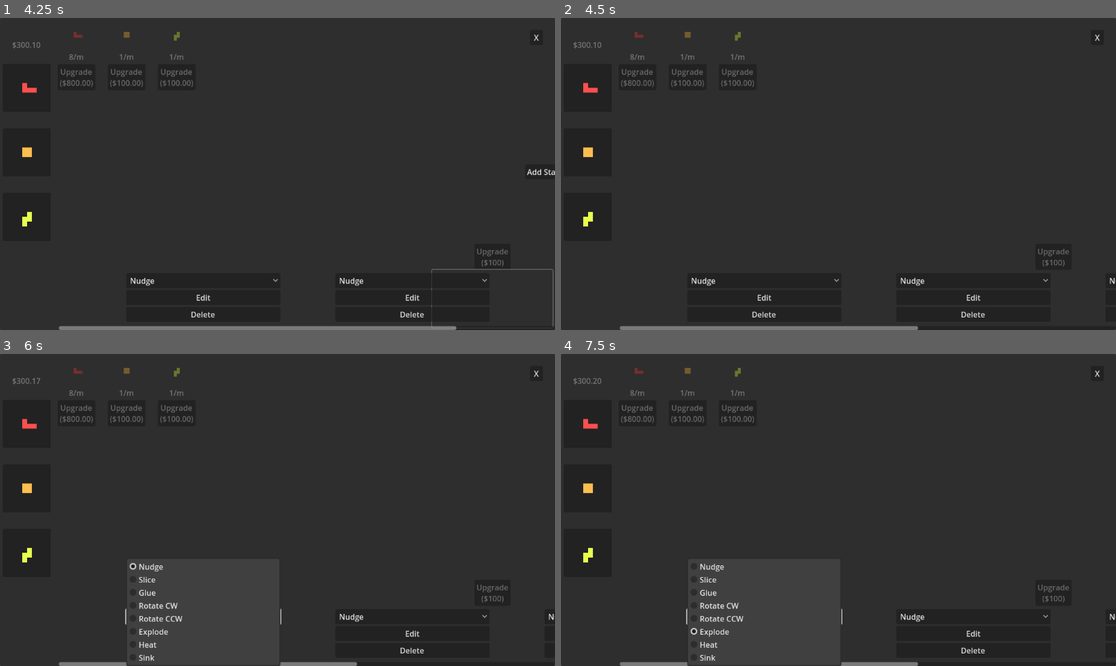
Above: before the commit, frames 1-4 (two rows, left to right).
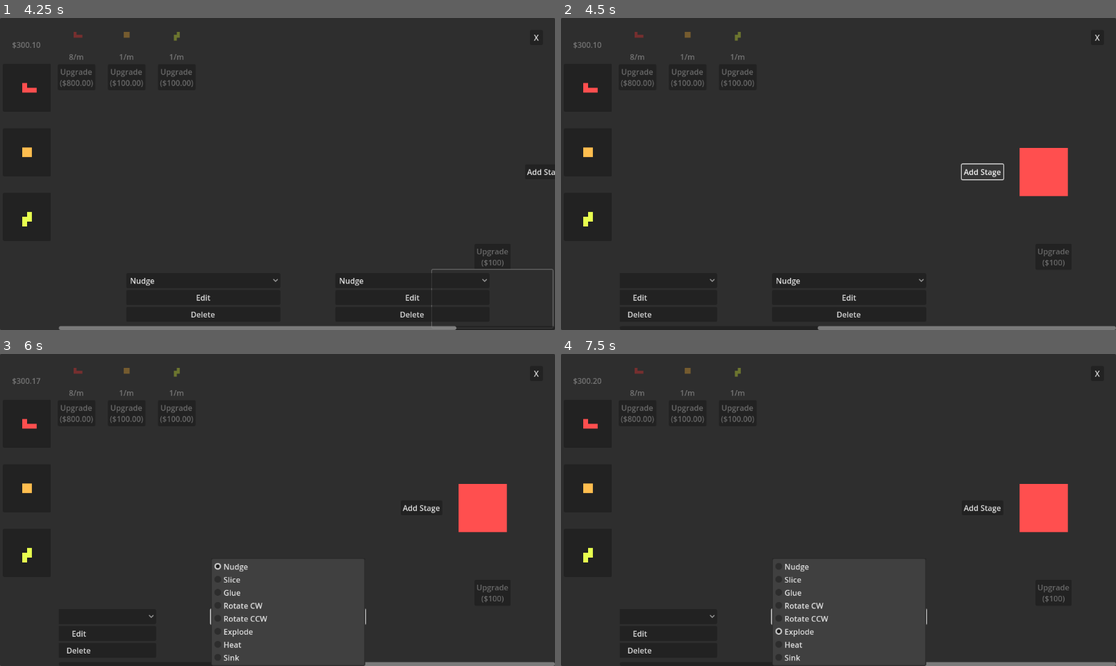
Above: after the commit, the same moments.

Repository: Shtevlogs/Widget-Co
Game: Godot game, scene res://main.tscn
Two runs of this game, one before a commit and one after it. Both use one fixed random seed, a clock stepped at 60 frames per second and the inputs below.
Inputs (mouse positions are in pixels of both pictures, inside the frame that each line leads up to):
- Up to frame 1 (4.25 s): click "Upgrade ($100.00)" at 0.5 s; click "Upgrade ($200.00)" at 1.25 s; click "Upgrade ($400.00)" at 2 s; click "Upgrade ($800.00)" at 2.75 s; click (493, 298) at 3.52 s
- Up to frame 2 (4.5 s): click "Add Stage" at 4.25 s
- Up to frame 3 (6 s): click "Upgrade ($100)" at 5 s; click "Nudge" at 5.75 s
- Up to frame 4 (7.5 s): click "Edit" at 6.5 s; click "Explode" at 7.25 s

Frame 1 is identical in both runs. In frame 2, 3.0% of the frame differs, in the area x 10-100%, y 41-100%; in frame 3, 4.8%; in frame 4, 4.7%.
Error in both runs: Out of bounds get index '5' (on base: 'Array[GDScript]') (res://src/util/stage_utils.gd:8)

Commit message:
save system, quick save quick load, factory nicities, refactoring

Diff:
--- a/buses/data_update_bus.gd
+++ b/buses/data_update_bus.gd
@@ -3,3 +3,5 @@
 @warning_ignore_start("unused_signal")
 
 signal monies_updated(new_value: float)
+signal persist_save()
+signal game_loaded()
--- /dev/null
+++ b/buses/log_bus.gd
@@ -0,0 +1,5 @@
+class_name LogBus
+extends Resource
+@warning_ignore("unused_signal")
+
+signal lg(msg: String)
--- /dev/null
+++ b/buses/log_bus.tres
@@ -0,0 +1,7 @@
+[gd_resource type="Resource" script_class="LogBus" load_steps=2 format=3 uid="uid://cjmm2v4ioa0li"]
+
+[ext_resource type="Script" uid="uid://ljwd1k0slwxl" path="res://buses/log_bus.gd" id="1_d4k2i"]
+
+[resource]
+script = ExtResource("1_d4k2i")
+metadata/_custom_type_script = "uid://ljwd1k0slwxl"
--- a/data/models/_data_model.gd
+++ b/data/models/_data_model.gd
@@ -1,3 +1,14 @@
 @abstract
 class_name _DataModel
 extends Resource
+
+func _init(data: String = "") -> void:
+    if data == "":
+        return
+    load_from_string(data)
+
+@abstract
+func stringify() -> String
+
+@abstract
+func load_from_string(data: String) -> void
--- a/data/models/element.gd
+++ b/data/models/element.gd
@@ -3,3 +3,14 @@
 
 @export var id := 0
 @export var value := 0.1
+
+func stringify() -> String:
+    var string_data := StringData.new()
+    string_data.add_value(str(id))
+    string_data.add_value(str(value))
+    return string_data.data
+
+func load_from_string(data: String) -> void:
+    var string_data := StringData.new(data)
+    id = int(string_data.get_value())
+    value = float(string_data.get_value())
--- a/data/models/factory.gd
+++ b/data/models/factory.gd
@@ -5,3 +5,18 @@
 @export var inputs : Array[Widget]
 @export var outputs : Array[Widget]
 @export var stages : Array[Stage]
+
+func stringify() -> String:
+    var string_data := StringData.new()
+    string_data.add_value(str(level))
+    string_data.add_array(inputs)
+    string_data.add_array(outputs)
+    string_data.add_array(stages)
+    return string_data.data
+
+func load_from_string(data: String) -> void:
+    var string_data := StringData.new(data)
+    level = int(string_data.get_value())
+    string_data.assign_array_of_models(inputs, Widget)
+    string_data.assign_array_of_models(outputs, Widget)
+    string_data.assign_array_of_models(stages, Stage)
--- a/data/models/mine.gd
+++ b/data/models/mine.gd
@@ -1,12 +1,25 @@
 class_name Mine
 extends _DataModel
 
-var id := 0
-var mineable : Mineable
-var level := 1
+@export var id := 0
+@export var mineable : Mineable
+@export var level := 1
 
 func get_rate() -> float:
     return float(2 ** (level - 1))
 
 func get_upgrade_cost() -> float:
     return float(2 ** (level - 1)) * 100.0
+
+func stringify() -> String:
+    var string_data := StringData.new()
+    string_data.add_value(str(id))
+    string_data.add_value(str(level))
+    string_data.add_model(mineable)
+    return string_data.data
+
+func load_from_string(data: String) -> void:
+    var string_data := StringData.new(data)
+    id = int(string_data.get_value())
+    level = int(string_data.get_value())
+    mineable = Mineable.new(string_data.get_model())
--- a/data/models/mineable.gd
+++ b/data/models/mineable.gd
@@ -23,3 +23,15 @@
         to_return.append(val)
 
     return to_return
+
+
+func stringify() -> String:
+    var string_data := StringData.new()
+    string_data.add_model(element)
+    string_data.add_array(pattern)
+    return string_data.data
+
+func load_from_string(data: String) -> void:
+    var string_data := StringData.new(data)
+    element = Element.new(string_data.get_model())
+    pattern = string_data.get_array_b()
--- a/data/models/save_data.gd
+++ b/data/models/save_data.gd
@@ -1,8 +1,25 @@
 class_name SaveData
 extends _DataModel
 
-var monies := 1000.0
-var mines : Array[Mine] = []
-var elements : Array[Element] = []
-var widgets : Array[Widget] = []
-var factories : Array[Factory] = []
+@export var monies := 1000.0
+@export var mines : Array[Mine] = []
+@export var elements : Array[Element] = []
+@export var widgets : Array[Widget] = []
+@export var factories : Array[Factory] = []
+
+func stringify() -> String:
+    var string_data := StringData.new()
+    string_data.add_value(str(monies))
+    string_data.add_array(mines)
+    string_data.add_array(elements)
+    string_data.add_array(widgets)
+    string_data.add_array(factories)
+    return string_data.data
+
+func load_from_string(data: String) -> void:
+    var string_data := StringData.new(data)
+    monies = float(string_data.get_value())
+    string_data.assign_array_of_models(mines, Mine)
+    string_data.assign_array_of_models(elements, Element)
+    string_data.assign_array_of_models(widgets, Widget)
+    string_data.assign_array_of_models(factories, Factory)
--- a/data/models/stage.gd
+++ b/data/models/stage.gd
@@ -10,6 +10,34 @@
 @export var widget_groups : Array[int]
 @export var highlight_blocks : Array[int]
 
-func _init() -> void:
+func _init(data: String = "") -> void:
     widget_groups = WidgetUtils.HIGHLIGHT_BLOCKS.duplicate()
     highlight_blocks = WidgetUtils.HIGHLIGHT_BLOCKS.duplicate()
+    super._init(data)
+
+func stringify() -> String:
+    var string_data := StringData.new()
+    string_data.add_value(str(is_editing))
+    string_data.add_value(str(int(action)))
+    string_data.add_value(str(has_location_a))
+    string_data.add_value(str(location_a.x))
+    string_data.add_value(str(location_a.y))
+    string_data.add_value(str(has_location_b))
+    string_data.add_value(str(location_b.x))
+    string_data.add_value(str(location_b.y))
+    string_data.add_array(widget_groups)
+    string_data.add_array(highlight_blocks)
+    return string_data.data
+
+func load_from_string(data: String) -> void:
+    var string_data := StringData.new(data)
+    is_editing = string_data.get_value() == "true"
+    action = int(string_data.get_value()) as Enums.StageAction
+    has_location_a = string_data.get_value() == "true"
+    location_a.x = int(string_data.get_value())
+    location_a.y = int(string_data.get_value())
+    has_location_b = string_data.get_value() == "true"
+    location_b.x = int(string_data.get_value())
+    location_b.y = int(string_data.get_value())
+    widget_groups = string_data.get_array_i()
+    highlight_blocks = string_data.get_array_i()
--- a/data/models/widget.gd
+++ b/data/models/widget.gd
@@ -2,3 +2,12 @@
 extends _DataModel
 
 @export var blocks: Array[int] = []
+
+func stringify() -> String:
+    var string_data := StringData.new()
+    string_data.add_array(blocks)
+    return string_data.data
+
+func load_from_string(data: String) -> void:
+    var string_data := StringData.new(data)
+    blocks = string_data.get_array_i()
--- /dev/null
+++ b/log_container.gd
@@ -0,0 +1,13 @@
+class_name LogContainer
+extends VBoxContainer
+
+const LOG = preload("uid://fu6qy8302pm8")
+const LOG_BUS : LogBus = preload("uid://cjmm2v4ioa0li")
+
+func _ready() -> void:
+    LOG_BUS.lg.connect(_on_log)
+
+func _on_log(msg: String) -> void:
+    var lg := LOG.instantiate() as Label
+    add_child(lg)
+    lg.text = msg
--- a/main.tscn
+++ b/main.tscn
@@ -7,6 +7,8 @@
 [ext_resource type="Texture2D" uid="uid://1lnbaj16pa1k" path="res://sprites/Highlight.png" id="4_7mycd"]
 [ext_resource type="Script" uid="uid://bg65tn6r60ssm" path="res://src/factory_screen.gd" id="5_272bh"]
 [ext_resource type="Script" uid="uid://bpmu1ljo4hyu8" path="res://src/game.gd" id="5_lquwl"]
+[ext_resource type="Script" uid="uid://6fqwcyykubtc" path="res://src/save_load_manager.gd" id="8_5vw27"]
+[ext_resource type="Script" uid="uid://cd8v8kmrd2pek" path="res://log_container.gd" id="9_kek77"]
 
 [node name="Main" type="Control"]
 layout_mode = 3
@@ -214,6 +216,7 @@
 
 [node name="ScrollContainer" type="ScrollContainer" parent="FactoryScreen/HSplitContainer"]
 layout_mode = 2
+follow_focus = true
 
 [node name="MarginContainer" type="MarginContainer" parent="FactoryScreen/HSplitContainer/ScrollContainer"]
 layout_mode = 2
@@ -248,6 +251,19 @@
 [node name="Timer" type="Timer" parent="MoniesTick"]
 autostart = true
 
+[node name="SaveLoadManager" type="Node" parent="."]
+script = ExtResource("8_5vw27")
+
+[node name="LogContainer" type="VBoxContainer" parent="."]
+layout_mode = 1
+anchors_preset = 15
+anchor_right = 1.0
+anchor_bottom = 1.0
+grow_horizontal = 2
+grow_vertical = 2
+mouse_filter = 2
+script = ExtResource("9_kek77")
+
 [connection signal="pressed" from="MarginContainer/HBoxContainer2/FactoryDisplay/Button" to="MarginContainer/HBoxContainer2/FactoryDisplay" method="_on_button_pressed"]
 [connection signal="pressed" from="FactoryScreen/X" to="FactoryScreen" method="_on_x_pressed"]
 [connection signal="timeout" from="MoniesTick/Timer" to="MoniesTick" method="_on_timer_timeout"]
--- /dev/null
+++ b/prefabs/log.tscn
@@ -0,0 +1,12 @@
+[gd_scene format=3 uid="uid://fu6qy8302pm8"]
+
+[node name="Log" type="Label"]
+text = "test"
+horizontal_alignment = 1
+
+[node name="Timer" type="Timer" parent="."]
+wait_time = 2.0
+one_shot = true
+autostart = true
+
+[connection signal="timeout" from="Timer" to="." method="queue_free"]
--- a/src/display/mineable_display.gd
+++ b/src/display/mineable_display.gd
@@ -3,31 +3,38 @@
 
 const DATA_UPDATE_BUS : DataUpdateBus = preload("uid://fqqk6etp0pv8")
 
-var mine : Mine
+var mine_id : int
 
 #can't really use a widgetrectdisplay here as mineables use arrays of bool
 @onready var texture_rect: TextureRect = $VBoxContainer/Control/TextureRect
 @onready var label: Label = $VBoxContainer/Label
 @onready var button: Button = $VBoxContainer/Button
 
+func _ready() -> void:
+    texture_rect.material = texture_rect.material.duplicate() as ShaderMaterial
+
 func assign(id: int) -> void:
-    mine = Game.save_data.mines[id]
-    texture_rect.material = texture_rect.material.duplicate() as ShaderMaterial
+    mine_id = id
+
+func _process(_delta: float) -> void:
     _update_ui()
 
 func _update_ui() -> void:
-    var blocks := _get_blocks()
+    var mine := Game.save_data.mines[mine_id]
+    var blocks := _get_blocks(mine)
     texture_rect.material.set_shader_parameter("blocks", blocks)
     label.text = "%d/m" % mine.get_rate()
     button.text = "Upgrade\n($%0.2f)" % mine.get_upgrade_cost()
 
-func _get_blocks() -> Array[int]:
+func _get_blocks(mine: Mine) -> Array[int]:
     return mine.mineable.to_blocks()
 
 func _on_button_pressed() -> void:
     var save_data := Game.save_data
 
-    if !mine || !save_data: return
+    if  !save_data || !save_data.mines.size() > mine_id: return
+
+    var mine := Game.save_data.mines[mine_id]
 
     var cost := mine.get_upgrade_cost()
     if cost > save_data.monies:
--- a/src/display/money_display.gd
+++ b/src/display/money_display.gd
@@ -7,13 +7,12 @@
 
 func _ready() -> void:
     DATA_UPDATE_BUS.monies_updated.connect(_on_monies_change)
-
-func _on_timer_timeout() -> void:
-    if !Game.save_data: return
-
-    DATA_UPDATE_BUS.monies_updated.emit(Game.save_data.monies)
+    DATA_UPDATE_BUS.game_loaded.connect(_on_game_loaded)
 
 func _on_monies_change(new_monies: float) -> void:
     Game.save_data.monies = new_monies
     var out_val := roundf(new_monies * 100.0) / 100.0
     total.text = "$%0.2f" % out_val
+
+func _on_game_loaded() -> void:
+    _on_monies_change(Game.save_data.monies)
--- a/src/factory_screen.gd
+++ b/src/factory_screen.gd
@@ -4,6 +4,7 @@
 static var _i : FactoryScreen
 
 const STAGE_ACTION_BUS : StageActionBus = preload("uid://b1226272pebie")
+const DATA_UPDATE_BUS : DataUpdateBus = preload("uid://fqqk6etp0pv8")
 
 const FACTORY_INPUT_DISPLAY := preload("uid://8lpxwb26b5y4")
 const FACTORY_STAGE_DISPLAY = preload("uid://dujc424ijvxk7")
@@ -12,6 +13,7 @@
 
 @onready var input_container: VBoxContainer = $HSplitContainer/Data/Contents/VBoxContainer
 @onready var stages_container: HBoxContainer = $HSplitContainer/ScrollContainer/MarginContainer/HBoxContainer
+@onready var scroll_container: ScrollContainer = $HSplitContainer/ScrollContainer
 
 var factory_input_display_pool : Array[FactoryInputDisplay] = []
 var factory_stage_display_pool : Array[FactoryStageDisplay] = []
@@ -43,7 +45,8 @@
     stages_container.add_child(factory_result_display)
 
     STAGE_ACTION_BUS.on_stage_edit_end.connect(_flow_stages)
-
+    # no guarantee we'll still have factory_id in the new data
+    DATA_UPDATE_BUS.game_loaded.connect(_on_x_pressed)
 
 static func open(factory_id : int) -> void:
     _i.visible = true
@@ -105,6 +108,9 @@
     var to_add := Stage.new()
     active_factory.stages.append(to_add)
     _flow_stages()
+    #jank warning, look out for jank, TODO extend scroll container
+    await get_tree().process_frame
+    scroll_container.set_deferred("scroll_horizontal", scroll_container.get_h_scroll_bar().max_value)
 
 func _on_delete_stage(stage: Stage) -> void:
     var stage_idx := active_factory.stages.find(stage)
--- a/src/game.gd
+++ b/src/game.gd
@@ -2,61 +2,3 @@
 extends Node
 
 static var save_data : SaveData
-
-const _0 = preload("uid://bnt02aamem8fg")
-const _1 = preload("uid://ilfmxi5boy6y")
-const _2 = preload("uid://lxc6jytmc1nr")
-
-const _element_0 : Element = preload("uid://dk6v71aqysral")
-const _element_1 : Element = preload("uid://c0c5n37gwofe3")
-const _element_2 : Element = preload("uid://dak4ln80qdwl0")
-
-@onready var mineable_display: MineableDisplay = $"../MarginContainer/HBoxContainer/MineableDisplay"
-@onready var mineable_display_2: MineableDisplay = $"../MarginContainer/HBoxContainer/MineableDisplay2"
-@onready var mineable_display_3: MineableDisplay = $"../MarginContainer/HBoxContainer/MineableDisplay3"
-
-@onready var factory_display: FactoryDisplay = $"../MarginContainer/HBoxContainer2/FactoryDisplay"
-
-func _ready() -> void:
-    save_data = SaveData.new()
-
-    save_data.elements = [
-        _element_0,
-        _element_1,
-        _element_2
-    ]
-
-    var mine := Mine.new()
-    mine.mineable = _0
-    mine.id = 0
-    save_data.mines.append(mine)
-    mineable_display.assign(mine.id)
-    var widget := Widget.new()
-    widget.blocks = mine.mineable.to_blocks()
-    save_data.widgets.append(widget)
-
-    mine = Mine.new()
-    mine.mineable = _1
-    mine.id = 1
-    save_data.mines.append(mine)
-    mineable_display_2.assign(mine.id)
-    widget = Widget.new()
-    widget.blocks = mine.mineable.to_blocks()
-    save_data.widgets.append(widget)
-
-    mine = Mine.new()
-    mine.mineable = _2
-    mine.id = 2
-    save_data.mines.append(mine)
-    mineable_display_3.assign(mine.id)
-    widget = Widget.new()
-    widget.blocks = mine.mineable.to_blocks()
-    save_data.widgets.append(widget)
-
-    var factory := Factory.new()
-    save_data.factories.append(factory)
-    factory_display.factory_id = 0
-    factory.stages = [
-        Stage.new(),
-        Stage.new()
-    ]
--- a/src/monies_tick.gd
+++ b/src/monies_tick.gd
@@ -14,6 +14,7 @@
         current_monies += mine.get_rate() * SEC * blocks_scrap_value(mine.mineable.to_blocks())
 
     DATA_UPDATE_BUS.monies_updated.emit(current_monies)
+    DATA_UPDATE_BUS.persist_save.emit()
 
 func blocks_scrap_value(blocks: Array[int]) -> float:
     var elements := Game.save_data.elements
--- /dev/null
+++ b/src/save_load_manager.gd
@@ -0,0 +1,116 @@
+class_name SaveLoadManager
+extends Node
+
+const DATA_UPDATE_BUS : DataUpdateBus = preload("uid://fqqk6etp0pv8")
+const LOG_BUS : LogBus = preload("uid://cjmm2v4ioa0li")
+
+const DEBUG_ALWAYS_NEW_SAVE : bool = true
+
+const _0 : Mineable = preload("uid://bnt02aamem8fg")
+const _1 : Mineable = preload("uid://ilfmxi5boy6y")
+const _2 : Mineable = preload("uid://lxc6jytmc1nr")
+
+const _element_0 : Element = preload("uid://dk6v71aqysral")
+const _element_1 : Element = preload("uid://c0c5n37gwofe3")
+const _element_2 : Element = preload("uid://dak4ln80qdwl0")
+
+@onready var mineable_display: MineableDisplay = $"../MarginContainer/HBoxContainer/MineableDisplay"
+@onready var mineable_display_2: MineableDisplay = $"../MarginContainer/HBoxContainer/MineableDisplay2"
+@onready var mineable_display_3: MineableDisplay = $"../MarginContainer/HBoxContainer/MineableDisplay3"
+
+@onready var factory_display: FactoryDisplay = $"../MarginContainer/HBoxContainer2/FactoryDisplay"
+
+func _ready() -> void:
+    DATA_UPDATE_BUS.persist_save.connect(_on_persist_save)
+    if DataModelSaveload.save_file_exists() && !DEBUG_ALWAYS_NEW_SAVE:
+        _load_game()
+    else:
+        _initialize_save()
+    _build_initial_ui()
+
+func _input(event: InputEvent) -> void:
+    var key_event := event as InputEventKey
+    if !key_event || !key_event.pressed: return
+
+    var slot_num : int = 0
+    if key_event.keycode == KEY_1:
+        slot_num = 1
+    elif key_event.keycode == KEY_2:
+        slot_num = 2
+    elif key_event.keycode == KEY_3:
+        slot_num = 3
+    elif key_event.keycode == KEY_4:
+        slot_num = 4
+    elif key_event.keycode == KEY_5:
+        slot_num = 5
+
+    if slot_num == 0: return
+
+    if key_event.shift_pressed:
+        _on_persist_save(slot_num)
+        LOG_BUS.lg.emit("Quick Save to #%d" % slot_num)
+    elif key_event.ctrl_pressed:
+        _initialize_save(slot_num)
+        LOG_BUS.lg.emit("Initialize Quick Save #%d" % slot_num)
+    else:
+        _load_game(slot_num)
+        LOG_BUS.lg.emit("Load Quick Save #%d" % slot_num)
+
+func _load_game(slot_num: int = 0) -> void:
+    Game.save_data = DataModelSaveload.do_load(slot_num)
+    DATA_UPDATE_BUS.game_loaded.emit()
+
+func _on_persist_save(slot : int = 0) -> void:
+    DataModelSaveload.do_save(Game.save_data, slot)
+
+func _build_initial_ui() -> void:
+    # TODO: create mineables and factories on the fly
+    mineable_display.assign(0)
+    mineable_display_2.assign(1)
+    mineable_display_3.assign(2)
+
+func _initialize_save(slot : int = 0) -> void:
+    Game.save_data = SaveData.new()
+
+    Game.save_data.elements = [
+        _element_0.duplicate(true),
+        _element_1.duplicate(true),
+        _element_2.duplicate(true)
+    ]
+
+    var mine := Mine.new()
+    mine.mineable = _0.duplicate(true)
+    mine.mineable.element = mine.mineable.element.duplicate(true)
+    mine.id = 0
+    Game.save_data.mines.append(mine)
+    var widget := Widget.new()
+    widget.blocks = mine.mineable.to_blocks()
+    Game.save_data.widgets.append(widget)
+
+    mine = Mine.new()
+    mine.mineable = _1.duplicate(true)
+    mine.mineable.element = mine.mineable.element.duplicate(true)
+    mine.id = 1
+    Game.save_data.mines.append(mine)
+    widget = Widget.new()
+    widget.blocks = mine.mineable.to_blocks()
+    Game.save_data.widgets.append(widget)
+
+    mine = Mine.new()
+    mine.mineable = _2.duplicate(true)
+    mine.mineable.element = mine.mineable.element.duplicate(true)
+    mine.id = 2
+    Game.save_data.mines.append(mine)
+    widget = Widget.new()
+    widget.blocks = mine.mineable.to_blocks()
+    Game.save_data.widgets.append(widget)
+
+    var factory := Factory.new()
+    Game.save_data.factories.append(factory)
+    factory_display.factory_id = 0
+    factory.stages = [
+        Stage.new(),
+        Stage.new()
+    ]
+
+    DataModelSaveload.do_save(Game.save_data, slot)
--- /dev/null
+++ b/src/util/data_model_saveload.gd
@@ -0,0 +1,31 @@
+class_name DataModelSaveload
+
+const SAVE_PATH := "user://savegame.dm"
+const SLOT_SAVE_PATH := "user://savegame_%d.dm"
+
+static func _open(slot : int, access: FileAccess.ModeFlags) -> FileAccess:
+    var f : FileAccess
+    if slot == 0:
+        f = FileAccess.open(SAVE_PATH, access)
+    else:
+        f = FileAccess.open(SLOT_SAVE_PATH % slot, access)
+    return f
+
+static func do_save(save_data: SaveData, slot : int = 0) -> void:
+    var f := _open(slot, FileAccess.WRITE)
+    var data := save_data.stringify()
+    f.store_string(data)
+    f.close()
+
+static func do_load(slot: int = 0) -> SaveData:
+    var f := _open(slot, FileAccess.READ)
+    var data := f.get_as_text()
+    f.close()
+    var save_data := SaveData.new(data)
+    return save_data
+
+static func save_file_exists(slot: int = 0) -> bool:
+    if slot == 0:
+        return FileAccess.file_exists(SAVE_PATH)
+    else:
+        return FileAccess.file_exists(SLOT_SAVE_PATH % slot)
--- /dev/null
+++ b/src/util/string_data.gd
@@ -0,0 +1,131 @@
+class_name StringData
+extends RefCounted
+
+var data : String
+
+func _init(d: String = "") -> void:
+    data = d
+
+func add_value(val: String) -> void:
+    if data.length() == 0:
+        data += val
+    else:
+        data += "," + val
+
+func add_model(model: _DataModel) -> void:
+    var model_data := model.stringify()
+    add_value("{" + model_data + "}")
+
+func add_array(arr: Array) -> void:
+    var to_add := "["
+    for thing in arr:
+        if thing is _DataModel:
+            var model_data := (thing as _DataModel).stringify()
+            to_add += "{" + model_data + "},"
+        else:
+            to_add += str(thing) + ","
+
+    if to_add == "[":
+        add_value("[]")
+        return
+
+    to_add = to_add.substr(0, to_add.length() - 1) + "]"
+    add_value(to_add)
+
+func get_value() -> String:
+    var next_comma_i := data.find(",")
+    var value := data.substr(0, next_comma_i)
+    data = data.substr(next_comma_i + 1)
+    return value
+
+func get_model() -> String:
+    var closing_i := _get_next_pair("{","}",data)[1]
+    var value := data.substr(1, closing_i - 1)
+    data = data.substr(closing_i + 1)
+    return value
+
+func get_array_s() -> Array[String]:
+    var closing_i := _get_next_pair("[","]",data)[1]
+    var full_arr := data.substr(1, closing_i - 1)
+    data = data.substr(closing_i + 2)
+
+    var vals := full_arr.split(",")
+    var to_return : Array[String] = []
+    to_return.append_array(vals)
+
+    return to_return
+
+func get_array_i() -> Array[int]:
+    var vals := get_array_s()
+    var to_return : Array[int] = []
+    for val: String in vals:
+        to_return.append(int(val))
+
+    return to_return
+
+func get_array_f() -> Array[float]:
+    var vals := get_array_s()
+    var to_return : Array[float] = []
+    for val: String in vals:
+        to_return.append(float(val))
+
+    return to_return
+
+func get_array_b() -> Array[bool]:
+    var vals := get_array_s()
+    var to_return : Array[bool] = []
+    for val: String in vals:
+        to_return.append(val == "true")
+
+    return to_return
+
+func get_array_v2i() -> Array[Vector2i]:
+    var x_vals := get_array_s()
+    var y_vals := get_array_s()
+    var to_return : Array[Vector2i] = []
+    for i: int in x_vals.size():
+        to_return.append(Vector2i(int(x_vals[i]),int(y_vals[i])))
+
+    return to_return
+
+func get_array_v2f() -> Array[Vector2]:
+    var x_vals := get_array_s()
+    var y_vals := get_array_s()
+    var to_return : Array[Vector2] = []
+    for i: int in x_vals.size():
+        to_return.append(Vector2(float(x_vals[i]),float(y_vals[i])))
+
+    return to_return
+
+func assign_array_of_models(destination: Array, model_type: GDScript) -> void:
+    var closing_i := _get_next_pair("[","]",data)[1]
+    var full_arr := data.substr(1, closing_i - 1)
+    data = data.substr(closing_i + 2)
+
+    destination.clear()
+
+    while full_arr.length() != 0:
+        var c_i := _get_next_pair("{", "}",full_arr)[1]
+        var model_s := full_arr.substr(1, c_i - 1)
+        destination.append(model_type.new(model_s))
+        full_arr = full_arr.substr(c_i + 1)
+        if full_arr.begins_with(","):
+            full_arr = full_arr.substr(1)
+
+# this should work fine as long as there aren't any strings with {} or [] in them
+func _get_next_pair(opening : String, closing : String, d : String) -> Array[int]:
+    var first := -1
+    var last := -1
+    var open_ness := 0
+    for i : int in d.length():
+        var character := d.substr(i,1)
+        if character == opening:
+            if first == -1:
+                first = i
+            open_ness += 1
+        if character == closing:
+            open_ness -= 1
+            if open_ness == 0:
+                last = i
+                return [first, last]
+    return [first, last]
Not shown, added: buses/log_bus.gd.uid
Not shown, added: log_container.gd.uid
Not shown: 1 places in main.tscn that only renumber resources
Not shown, added: src/save_load_manager.gd.uid
Not shown, added: src/util/data_model_saveload.gd.uid
Not shown, added: src/util/string_data.gd.uid
Not shown, changed: .pm/0_backlog.md
Not shown, changed: .pm/1_todo.md
Not shown, changed: .pm/2_doing.md
Not shown, changed: .pm/3_done.md
